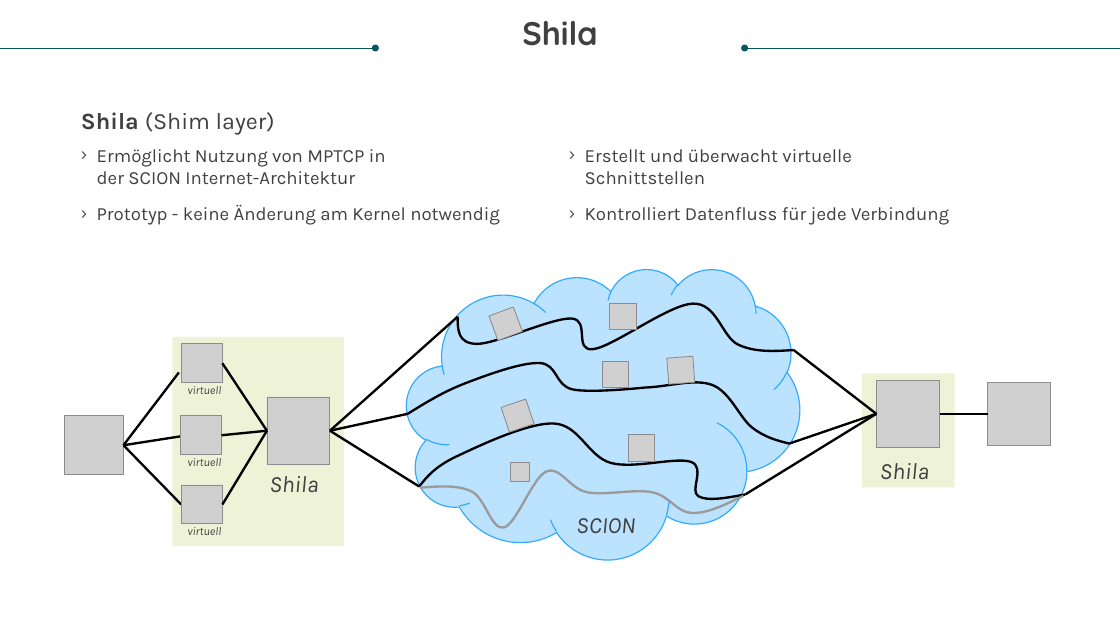
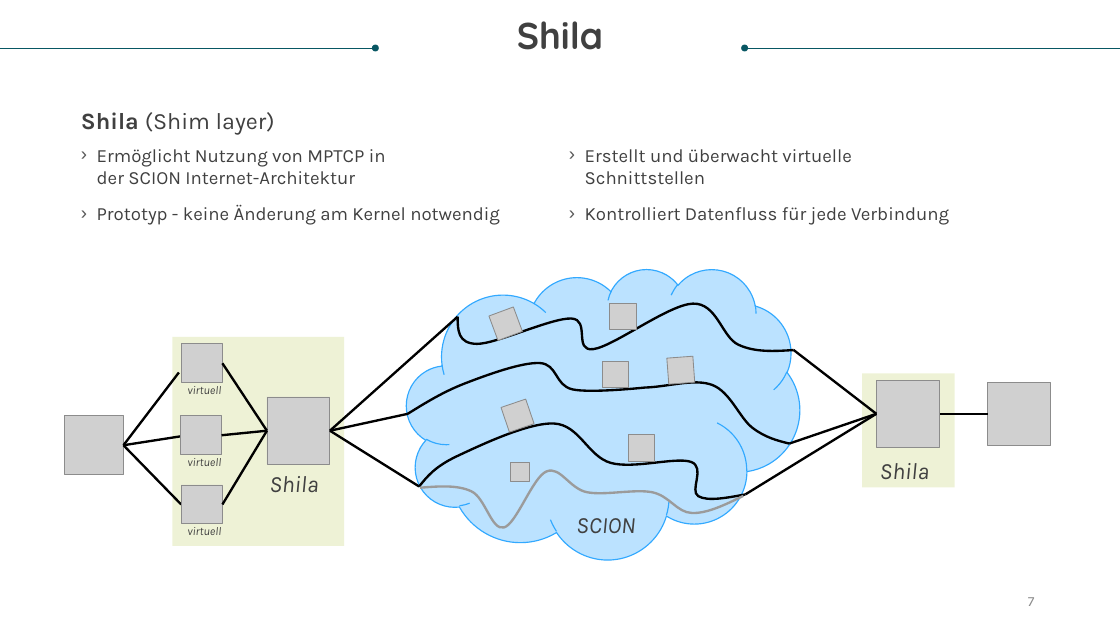
Before and after one commit to fluckmic/shila, a slide deck: slide 7 of presentation/presentation.pptx (slide 5 before the commit). Drawn at 1120x630 pixels with LibreOffice and Linux fonts; fonts in the diff are those of the drawing; grey boxes stand for pictures. Boxes give left, top, right and bottom in pixels: in the first picture for what was removed or moved away, otherwise in the second. Text is boxed around its words. In the diff, an @@ line names an element or a change of style, - is before the commit and + after.

```diff
--- a/presentation/presentation.pptx
+++ b/presentation/presentation.pptx
@@ text "Shila" at bbox=[517, 21, 603, 50]: size 28 to 32 pt @@
@@ page number added at bbox=[1028, 597, 1035, 606], 12 pt, text #8C8C8C @@
+7
```
Also in this commit, not shown: 6 other slides changed, 4 slides added, 1 slide removed.
